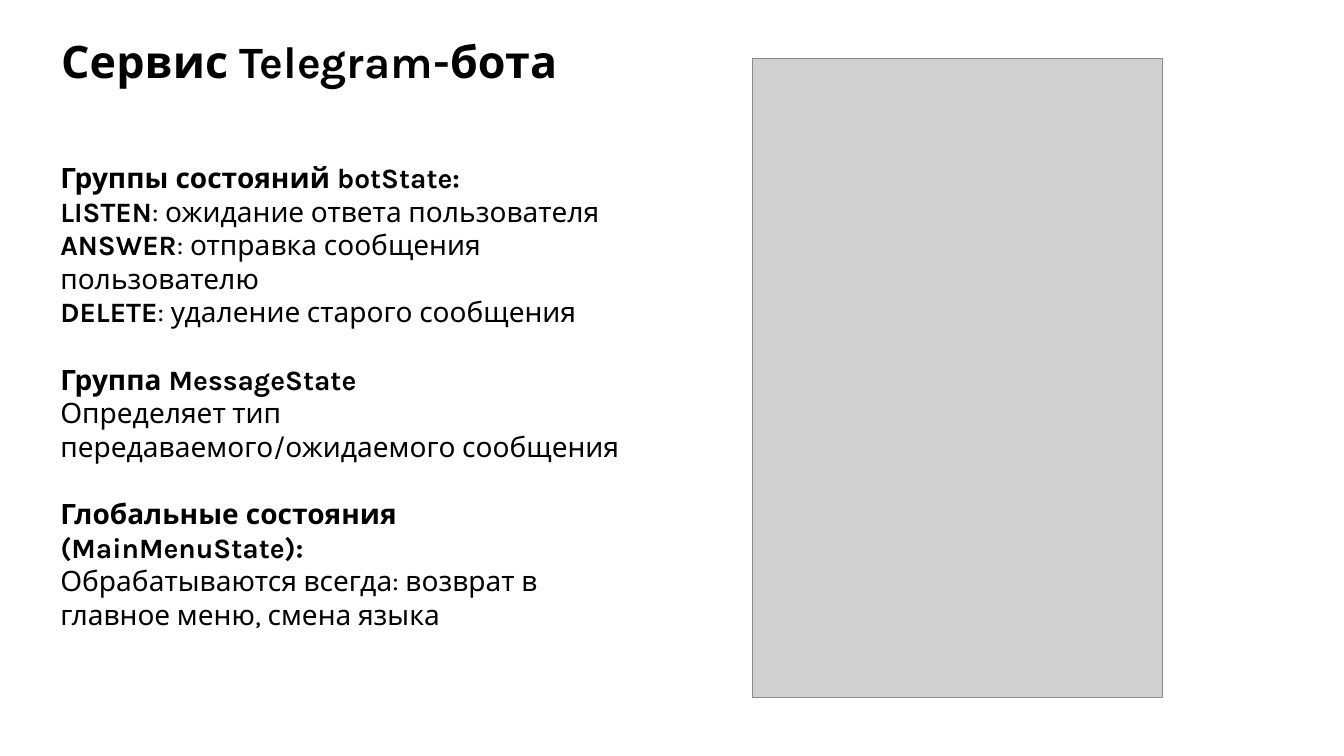
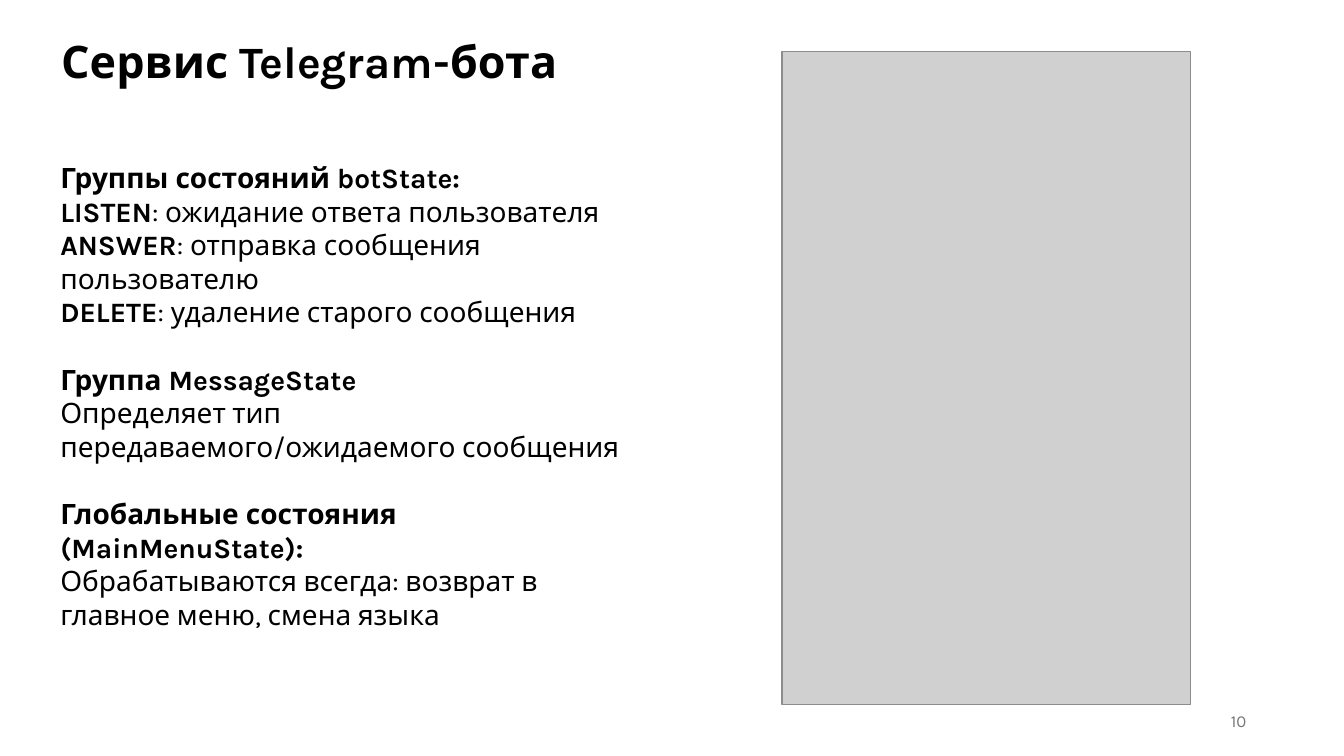
Before and after one commit to Ven-i-amin/vsu-on-board-bot, a slide deck: slide 10 of materials/презентация-2.pptx. Drawn at 1344x756 pixels with LibreOffice and Linux fonts; fonts in the diff are those of the drawing; grey boxes stand for pictures. Boxes give left, top, right and bottom in pixels: in the first picture for what was removed or moved away, otherwise in the second. Text is boxed around its words. In the diff, an @@ line names an element or a change of style, - is before the commit and + after.

```diff
--- a/materials/презентация-2.pptx
+++ b/materials/презентация-2.pptx
@@ picture: place and size @@
-picture at box(753, 58, 1163, 697)
+picture at box(782, 52, 1191, 705)
@@ page number added at box(1231, 716, 1246, 727), 12 pt, text #757575 @@
+10
```
Also in this commit, not shown: 11 other slides changed, 3 slides added, 1 other file.
